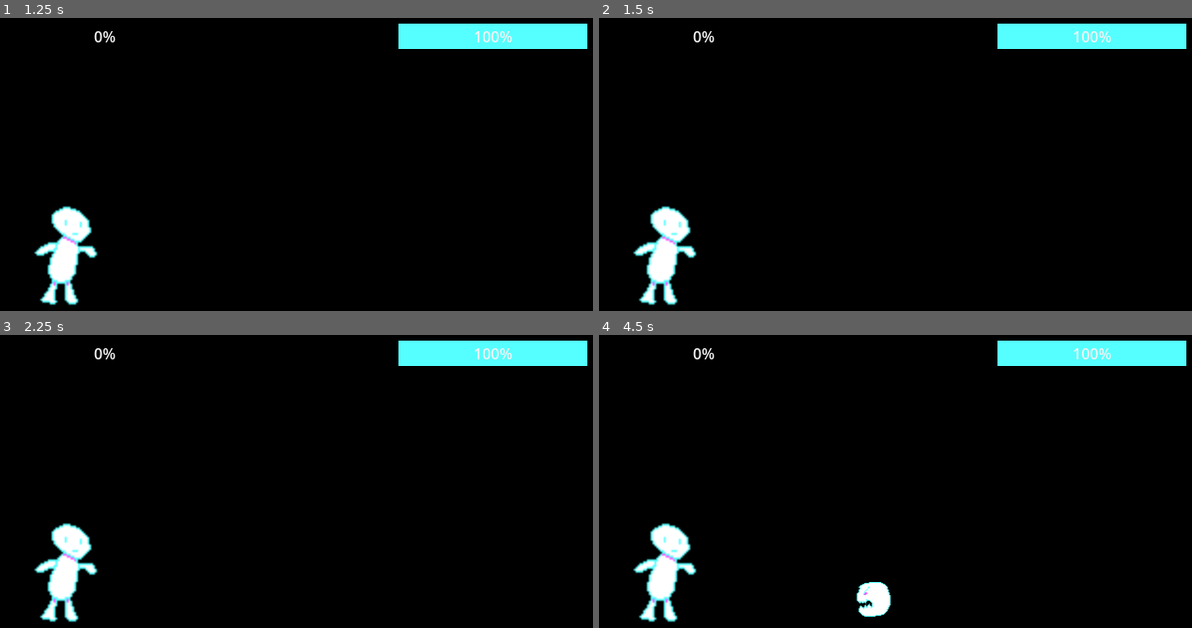
Above: before the commit, frames 1-4 (two rows, left to right).
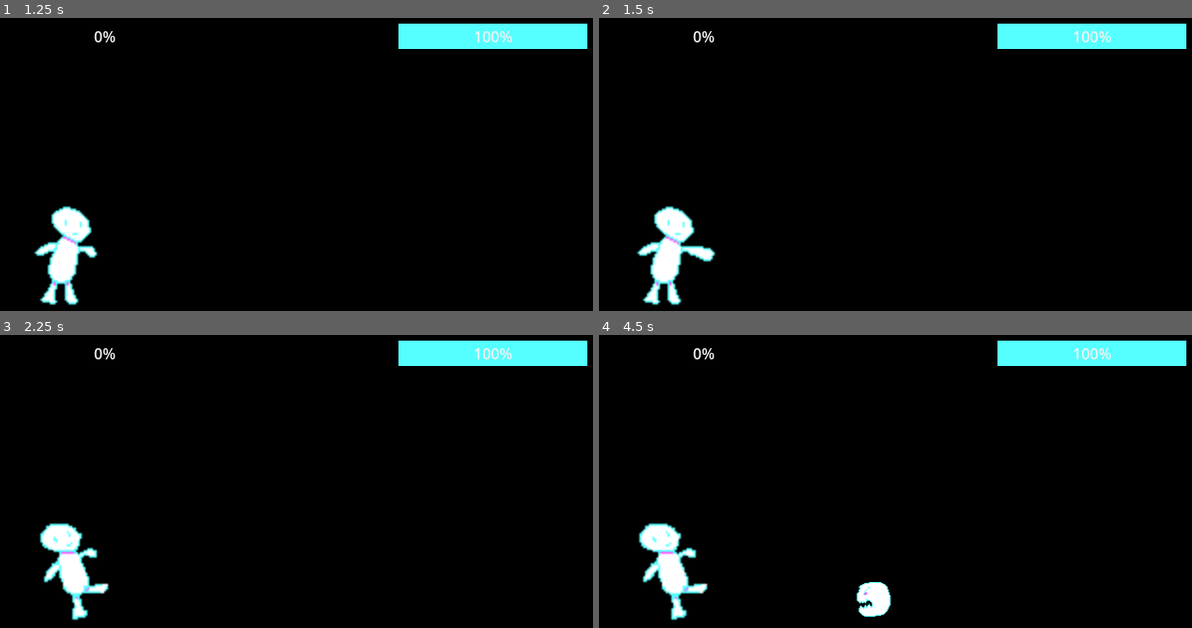
Above: after the commit, the same moments.

Repository: charro/secretpowers
Game: Godot game, scene res://main.tscn
Same seed, same stepped clock (60 frames per second), same inputs: the game is played once before the commit and once after it.
Inputs:
- Up to frame 1 (1.25 s): tap Enter at 0.5 s; tap Shift (second) at 0.6 s
- Up to frame 2 (1.5 s): tap Space at 1.25 s; tap Ctrl (first) at 1.35 s
- Up to frame 3 (2.25 s): tap Shift (second) at 1.55, 2.1 s; tap Enter at 2 s
- Up to frame 4 (4.5 s): tap Space at 2.75 s; tap Shift (second) at 2.85, 3.8, 4.35 s; tap Ctrl (first) at 3.6 s

Frame 1 is identical in both runs. In frame 2, 1.5% of the frame differs, in the area x 5-20%, y 64-99%; in frame 3, 2.1%, in the area x 5-19%, y 64-99%; in frame 4, 2.1%.

Commit message:
Main Gameloop is ready

Diff:
--- a/main.gd
+++ b/main.gd
@@ -2,9 +2,9 @@
 
 @export var foe_scene: PackedScene
 @export var life: int
-var points: int                                = 0
-var level: int                                 = 0
-var points_to_reach_next_level: Array[Variant] = [1, 20, 35, 55, 80, 120]
+var points: int = 0
+var level: int = 0
+var points_to_reach_next_level: Array[Variant] = [1, 6, 10, 15, 30, 55]
 
 # Called when the node enters the scene tree for the first time.
 func _ready() -> void:
@@ -56,7 +56,7 @@
 	get_tree().call_group("moving", "stop")
 	$FoeSpawnTimer.stop()
 
-func _next_level():
+func _start_next_level():
 	_move_foes()
 	$UI.hide_pop_ups()
 	$SecretPowerChecker.new_power_unblocked()
--- a/main.tscn
+++ b/main.tscn
@@ -29,6 +29,10 @@
 secret_power_id = 1
 keys_combination = Array[int]([1, 1, 0])
 
+[node name="ThirdSecretPower" parent="SecretPowerChecker/SecretPowers" instance=ExtResource("4_pspov")]
+secret_power_id = 2
+keys_combination = Array[int]([2, 1, 0])
+
 [node name="Player" parent="." groups=["moving"] instance=ExtResource("1_vk8qf")]
 position = Vector2(64, 247)
 
@@ -50,4 +54,4 @@
 [connection signal="timeout" from="SecretPowerChecker/CooldownTimer" to="SecretPowerChecker" method="_on_cooldown_timer_timeout"]
 [connection signal="timeout" from="FoeSpawnTimer" to="." method="_on_foe_spawn_timer_timeout"]
 [connection signal="timeout" from="FoeSpawnTimer" to="FoeSpawnTimer" method="_on_timeout"]
-[connection signal="timeout" from="NextLevelTimer" to="." method="_next_level"]
+[connection signal="timeout" from="NextLevelTimer" to="." method="_start_next_level"]
--- a/player/player.gd
+++ b/player/player.gd
@@ -20,6 +20,7 @@
 		$PunchSound.play()
 		pressed_attack_key = true
 	elif Input.is_action_just_pressed("second"):
+		$AnimatedSprite2D.play("kick")
 		pressed_attack_key = true
 
 	if pressed_attack_key:
--- a/player/player.tscn
+++ b/player/player.tscn
@@ -7,6 +7,10 @@
 [sub_resource type="AtlasTexture" id="AtlasTexture_2losx"]
 atlas = ExtResource("1_oby1s")
 region = Rect2(0, 0, 64, 64)
+
+[sub_resource type="AtlasTexture" id="AtlasTexture_1v0pc"]
+atlas = ExtResource("1_oby1s")
+region = Rect2(128, 0, 64, 64)
 
 [sub_resource type="AtlasTexture" id="AtlasTexture_17qo6"]
 atlas = ExtResource("1_oby1s")
@@ -24,11 +28,19 @@
 }, {
 "frames": [{
 "duration": 1.0,
+"texture": SubResource("AtlasTexture_1v0pc")
+}],
+"loop": false,
+"name": &"kick",
+"speed": 8.0
+}, {
+"frames": [{
+"duration": 1.0,
 "texture": SubResource("AtlasTexture_17qo6")
 }],
 "loop": false,
 "name": &"punch",
-"speed": 10.0
+"speed": 8.0
 }]
 
 [sub_resource type="CapsuleShape2D" id="CapsuleShape2D_vn0iu"]
@@ -45,7 +57,6 @@
 sprite_frames = SubResource("SpriteFrames_eu857")
 animation = &"punch"
 autoplay = "idle"
-frame_progress = 1.0
 
 [node name="CollisionShape2D" type="CollisionShape2D" parent="."]
 position = Vector2(13, 8)
--- a/secret_power_checker.gd
+++ b/secret_power_checker.gd
@@ -2,7 +2,7 @@
 class_name SecretPowerChecker
 
 const MAX_TIME_FOR_CHECK: int = 1 #seconds
-enum SECRET_POWERS { MEGA_PUNCH = 0, KAMEAMEA = 1 }
+enum SECRET_POWERS { MEGA_PUNCH = 0, KAMEAMEA = 1, TORNADO = 2 }
 var current_actions_sequence: Array[Variant] = []
 var accumulated_time_since_last_check: float   = 0
 var is_cooldown_active: bool = false
@@ -12,7 +12,8 @@
 
 @onready var secret_powers: Dictionary = {
 	SECRET_POWERS.MEGA_PUNCH: $SecretPowers/FirstSecretPower,
-	SECRET_POWERS.KAMEAMEA: $SecretPowers/SecondSecretPower
+	SECRET_POWERS.KAMEAMEA: $SecretPowers/SecondSecretPower,
+	SECRET_POWERS.TORNADO: $SecretPowers/ThirdSecretPower
 }
 
 # Called when the node enters the scene tree for the first time.
@@ -64,7 +65,7 @@
 		clampi(secret_powers_unblocked + 1, 0, len(SECRET_POWERS))
 
 func get_keys_on_secret_power(level: int):
-	if len(SECRET_POWERS) < level:
+	if level < len(SECRET_POWERS) :
 		var secret_power_for_level = secret_powers[level]
 		var secret_power_keys = secret_power_for_level.keys_combination
 		var unique_keys: Array[Variant] = []
--- a/ui/UI.tscn
+++ b/ui/UI.tscn
@@ -167,3 +167,8 @@
 offset_right = 171.0
 offset_bottom = 74.0
 text = "POWERS COOLDOWN: 5"
+
+[node name="PowerFoundTimer" type="Timer" parent="."]
+wait_time = 5.0
+
+[connection signal="timeout" from="PowerFoundTimer" to="." method="_on_power_found_timer_timeout"]
--- a/ui/ui.gd
+++ b/ui/ui.gd
@@ -33,9 +33,14 @@
 func new_secret_power_found(keys_to_trigger_power):
 	$SecretPowerFound.visible = true
 	$SecretPowerFound.show_keys_combination(keys_to_trigger_power)
+	$PowerFoundTimer.start()
 
 func level_up(new_max_points: int, keys_for_unblocked_power):
-	$NewSecretPowerPanel.visible = true
-	$NewSecretPowerPanel.show_keys_combination(keys_for_unblocked_power)
+	if keys_for_unblocked_power:
+		$NewSecretPowerPanel.visible = true
+		$NewSecretPowerPanel.show_keys_combination(keys_for_unblocked_power)
 	$ProgressBar.max_value = new_max_points
 	$ProgressBar.value = 0
+
+func _on_power_found_timer_timeout() -> void:
+	$SecretPowerFound.visible = false
Binary file changed: player/player.png
Not shown: 1 places in player/player.tscn that only renumber resources
